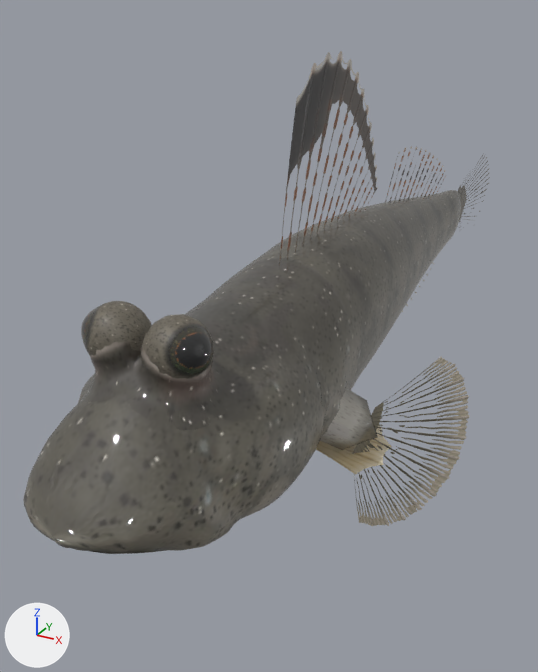
Renders of the glTF model src/assets/models/tobihaze/tobihaze.lod2.glb from each side of a commit.
Before and after are seen from a 50 mm camera at (0.0216, -0.0362, 0.0256) aimed at (-0.0069, 0.0156, -0.0003). Arrows for +X, +Y and +Z are at lower left; the lights stay in place. The older version comes first. Vertices at exactly the same position are counted once.

In view in the first picture: 'Body.001', 'DorsalFin.001', 'Eye_L', 'Eye_R', 'Head.001', 'PectoralFin_L.001', 'PelvicFin.001', 'Tail.001'.
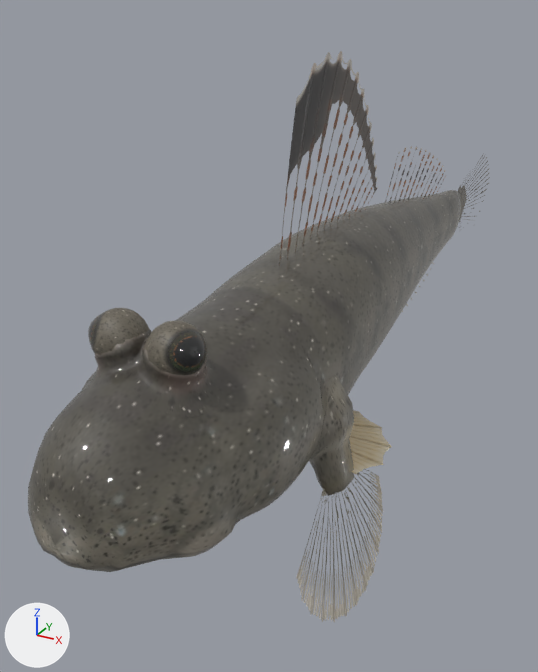
Boxes [x1, y1, x2, y2] around the edits, measured in the pictures (538 x 672 px; the box of a moved part takes in the faces that stretch with it):
'Head.001', reshaped (7% taller)
    before: [23, 297, 327, 554]
    after: [28, 297, 326, 572]
'PectoralFin_L.001', reshaped
    before: [320, 356, 470, 527]
    after: [296, 374, 383, 622]
'Eye_L', moved, rescaled (14% narrower, 14% shorter)
    before: [142, 314, 214, 379]
    after: [145, 320, 207, 376]
'Eye_R', moved, rescaled (13% narrower, 14% shorter)
    before: [81, 301, 151, 356]
    after: [88, 308, 149, 355]
part 1 of me_eye, moved or reshaped
    before: [81, 301, 214, 379]
    after: [88, 308, 207, 376]
part 2 of me_head, moved or reshaped
    before: [23, 300, 327, 554]
    after: [28, 300, 326, 572]
part 3 of me_head, surface changed
    both: [250, 327, 323, 514]
part 4 of me_pectoralfin_l, moved or reshaped
    before: [353, 356, 470, 527]
    after: [296, 469, 383, 622]
part 5 of me_pectoralfin_l, rebuilt
    before: [320, 388, 378, 450]
    after: [309, 374, 354, 496]

Edits to the bpy script that builds the scene:
```text
Change me_eye:
    used by ob_eye_l; location = (0.0019, -0.0094, 0.0104); rotation_euler = (-0.311, 0.0, 1.236), in degrees (-18, 0, 71)
    remove me_eye.from_pydata(...)  # 239 vertices, 432 faces; spans x -0.00174..0.00174, y -0.00191..0.0017, z -0.00174..0.00174
    add me_eye.from_pydata(...)  # 239 vertices, 432 faces; spans x -0.00151..0.00151, y -0.00166..0.00148, z -0.00151..0.00151
    me_eye part 1: the whole mesh is scaled about the mesh origin by 0.869
Change me_head:
    used by ob_head_001; location = (0.0, 0.0, 0.0)
    remove me_head.from_pydata(...)  # 986 vertices, 1910 faces; spans x -0.0065..0.0065, y -0.0171..-0.0005, z -0.0006..0.012
    add me_head.from_pydata(...)  # 989 vertices, 1914 faces; spans x -0.0065..0.0065, y -0.017..-0.0005, z -0.0006..0.0117
    me_head part 2: 14 vertices moved within x -0.0064..0.0064, y -0.0098..-0.0025, z 0.0003..0.0096; 837 vertices removed from x -0.0065..0.0065, y -0.0171..-0.0005, z -0.0005..0.012; 840 vertices added at x -0.0065..0.0065, y -0.017..-0.0005, z -0.0006..0.0117
    me_head part 3: 156 kept faces spanning x -0.0063..0.0063, y -0.0092..-0.0005, z -0.0006..0.0098 get new texture (UV) coordinates
Change me_pectoralfin_l:
    used by ob_pectoralfin_l_001; location = (0.0, 0.0, 0.0)
    remove me_pectoralfin_l.from_pydata(...)  # 90 vertices, 140 faces; spans x 0.00256..0.01194, y -0.00064..0.01126, z -0.00689..0.00514
    remove me_pectoralfin_l.materials.append(mat_tobihaze_skin)
    add me_pectoralfin_l.from_pydata(...)  # 118 vertices, 192 faces; spans x 0.00329..0.00877, y -0.00653..0.0062, z -0.00957..0.00515
    me_pectoralfin_l part 4: the loose piece of 70 vertices spanning x 0.00637..0.01194, y 0.00238..0.01126, z -0.00689..0.004 is multiplied about its middle by the matrix ((-0.611, 0.694, -0.38), (-0.223, -0.612, -0.759), (-0.759, -0.379, 0.529)), then moved by (-0.00175, -0.00716, -0.00378)
    me_pectoralfin_l part 5: the loose piece of 20 vertices spanning x 0.00256..0.00741, y -0.00064..0.00462, z -0.00057..0.00514 is rebuilt with 48 vertices and now spans x 0.00329..0.0071, y -0.00261..0.00433, z -0.00251..0.00515, in mat_tobihaze_skindome
    add me_pectoralfin_l.materials.append(mat_tobihaze_skindome)
Change ob_eye_l:
    ob_eye_l.location: (0.0019, -0.0094, 0.0104) -> (0.0017, -0.0094, 0.0103)
Change ob_eye_r:
    ob_eye_r.location: (-0.0019, -0.0094, 0.0104) -> (-0.0017, -0.0094, 0.0103)
```
